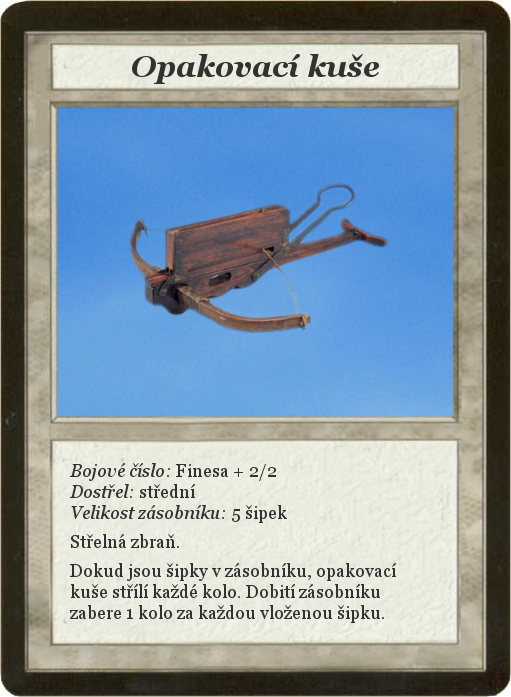
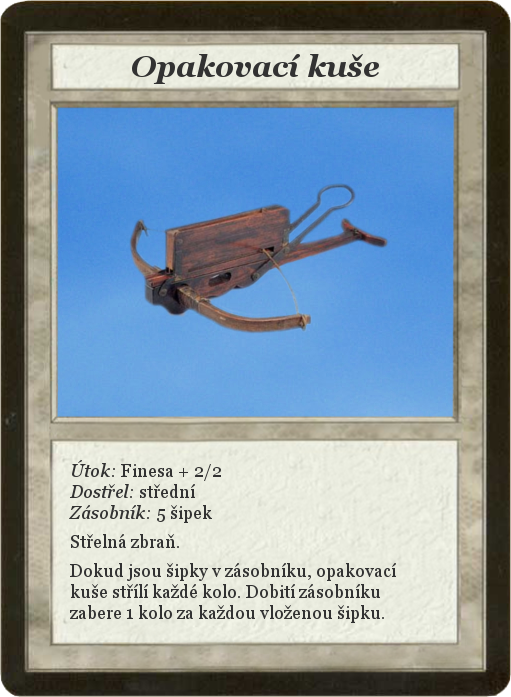
Revision of a layered w=511, h=697 image; what changed, layer by layer:
renamed "Bojové číslo: Finesa + 2/2 ..." to "Útok: Finesa + 2/2 ...", painted on it over [69, 460, 287, 523]
